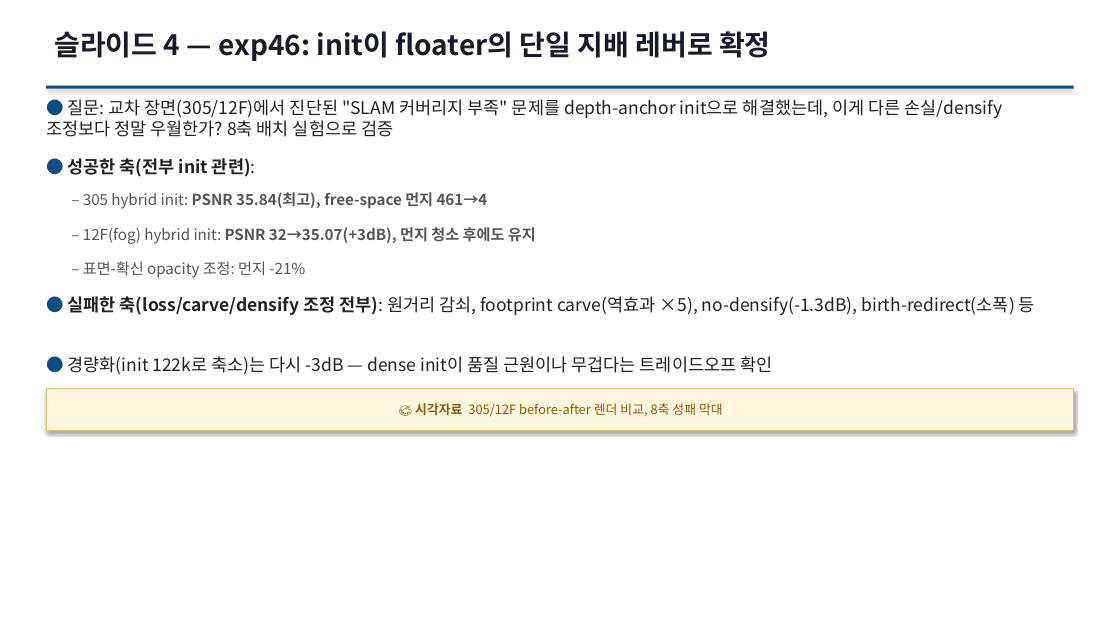
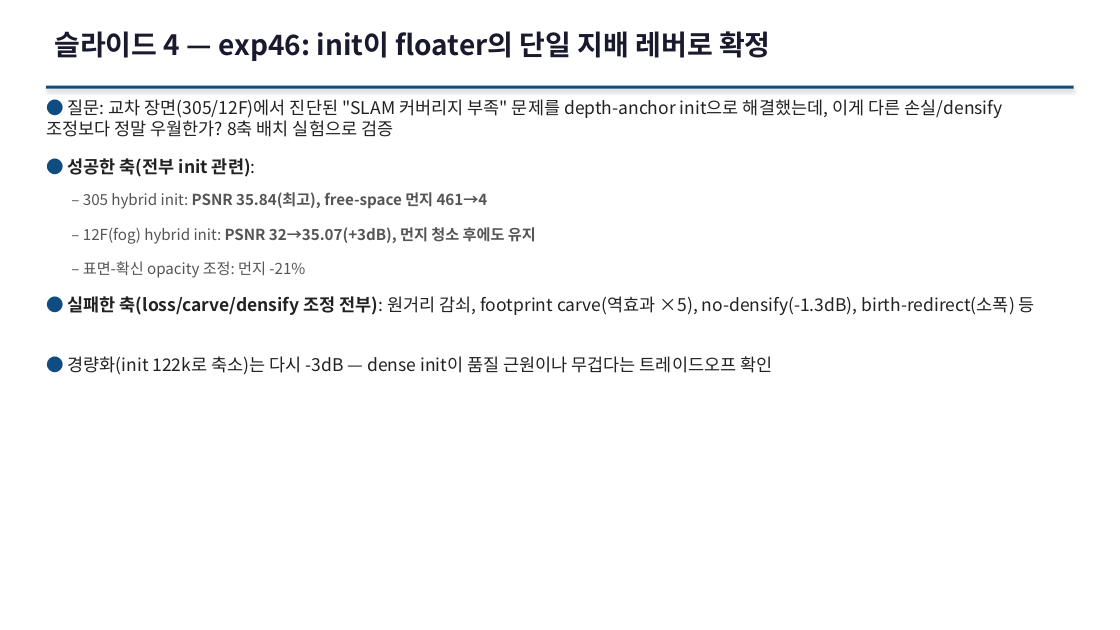
Before and after one commit to sawo0150/gs_floaterLab, a slide deck: slide 6 of context/ppt/ppt0717/gs_floater_deck_0717.pptx. Drawn at 1120x630 pixels with LibreOffice and Linux fonts; fonts in the diff are those of the drawing. Boxes give left, top, right and bottom in pixels: in the first picture for what was removed or moved away, otherwise in the second. Text is boxed around its words. In the diff, an @@ line names an element or a change of style, - is before the commit and + after.

```diff
--- a/context/ppt/ppt0717/gs_floater_deck_0717.pptx
+++ b/context/ppt/ppt0717/gs_floater_deck_0717.pptx
@@ rectangle removed at <box>46,388,1074,430</box> @@
-🎨 시각자료 305/12F before-after 렌더 비교, 8축 성패 막대
```
Also in this commit, not shown: 1 other slide changed, 2 slides added, 14 other files.
